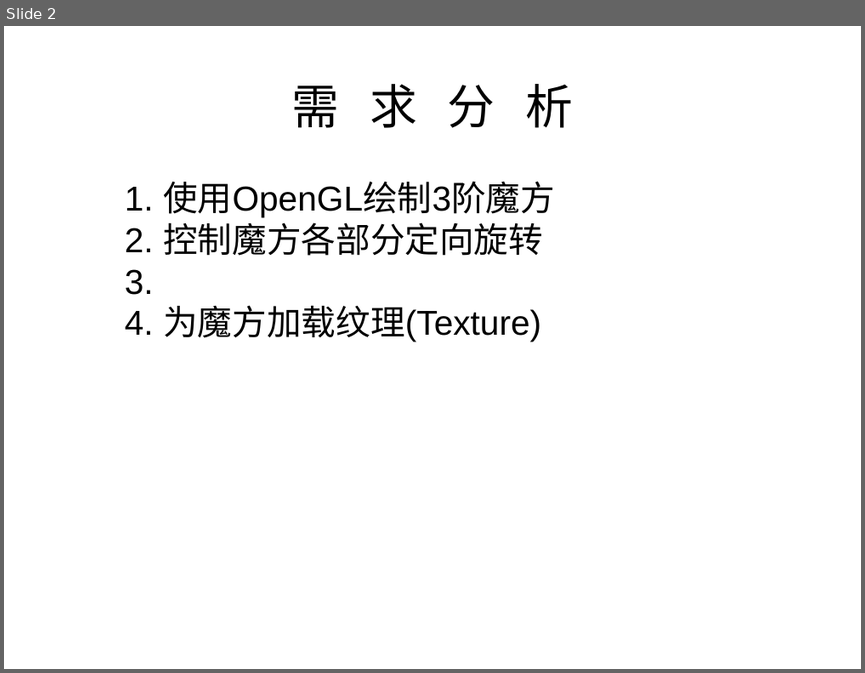
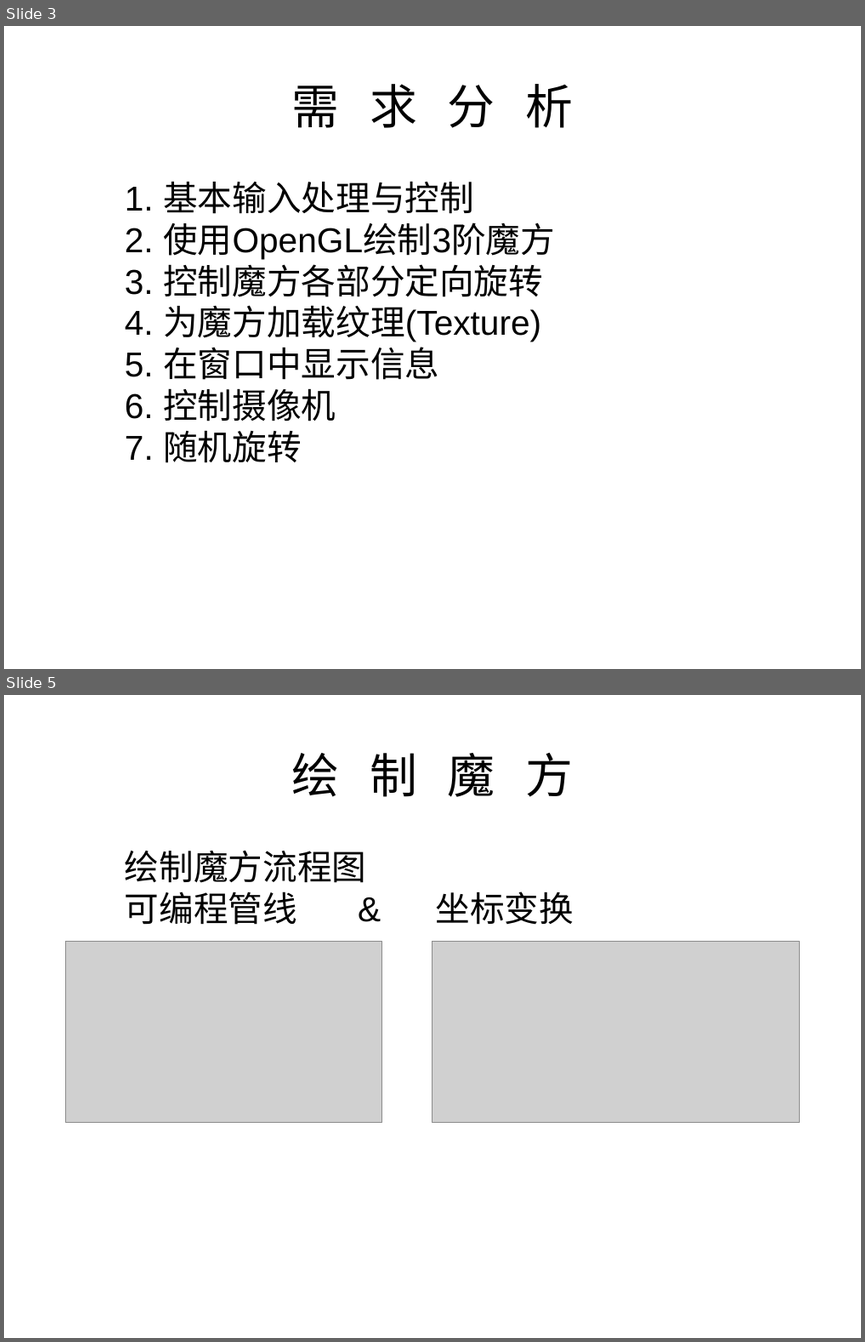
Before and after one commit to Seas0/OpenGLMagicCube, a slide deck: docs/OpenGLCubeDirect.pptx. Shown one above the other, each under a label of ours: slide 2 before the commit, slides 3 and 5 after it; the slides between them are not shown. The pictures are 865x673 and 865x1342 pixels, drawn with LibreOffice and Linux fonts; fonts in the diff are those of the drawing; grey boxes stand for pictures; background and template pictures are left out. Boxes give left, top, right and bottom in pixels: in the first picture for what was removed or moved away, otherwise in the second. Text is boxed around its words. In the diff, an @@ line names an element or a change of style, - is before the commit and + after.

Commit message:
add: random rotate whole cube add: info text
change: ppt document

fix: texture for Windows bulid

TODO: Noise gen

```diff
--- a/docs/OpenGLCubeDirect.pptx
+++ b/docs/OpenGLCubeDirect.pptx
@@ slide 5 added at [4, 695, 861, 1338], background picture (left out) @@
@@ text added at [292, 753, 573, 797], 44 pt, text #000000 @@
+绘 制 魔 方
@@ text added at [125, 850, 574, 925], 32 pt, text #000000 @@
+绘制魔方流程图
+可编程管线 & 坐标变换
@@ picture added at [66, 941, 382, 1122] @@
@@ picture added at [432, 941, 800, 1122] @@
@@ what was slide 2 is now slide 3 @@
@@ slide 3 changed as well @@
@@ text at [125, 181, 555, 297]: text changed @@
-1. 使用OpenGL绘制3阶魔方
-2. 控制魔方各部分定向旋转
-3.
+1. 基本输入处理与控制
+2. 使用OpenGL绘制3阶魔方
+3. 控制魔方各部分定向旋转
@@ text at [125, 341, 439, 463]: paragraphs added @@
+5. 在窗口中显示信息
+6. 控制摄像机
+7. 随机旋转
```
Also in this commit, not shown: 1 other slide changed, 7 other slides added, 2 slides removed, 12 other files.
